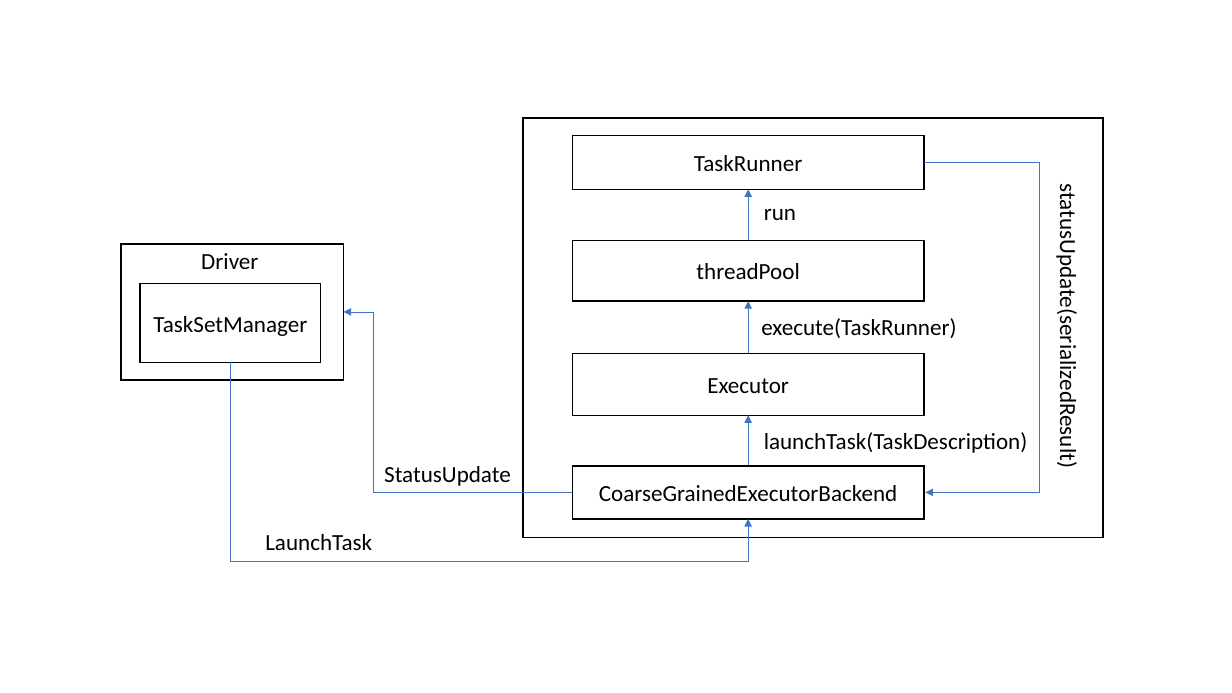
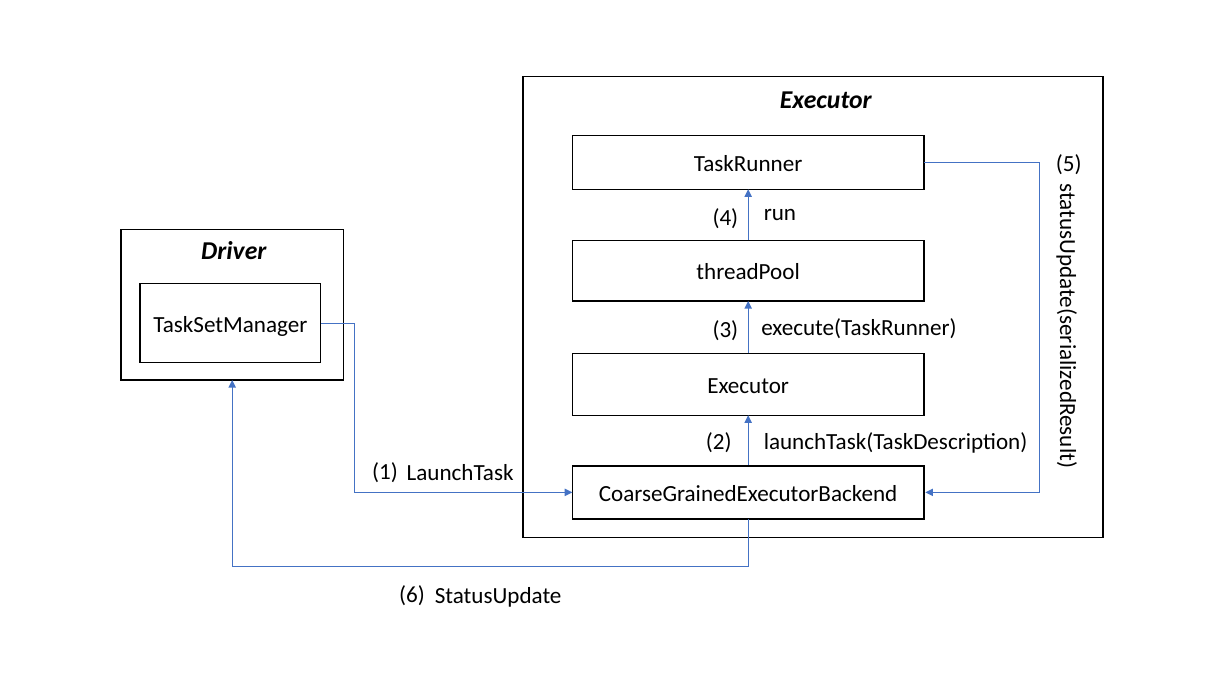
Before and after one commit to luckyrider/deep-dive-into-spark, a slide deck: slide 1 of docs/core/executor/executor.pptx. Drawn at 1232x693 pixels with LibreOffice and Linux fonts; fonts in the diff are those of the drawing. Boxes give left, top, right and bottom in pixels: in the first picture for what was removed or moved away, otherwise in the second. Text is boxed around its words. In the diff, an @@ line names an element or a change of style, - is before the commit and + after.

```diff
--- a/docs/core/executor/executor.pptx
+++ b/docs/core/executor/executor.pptx
@@ rectangle resized from (x1=523, y1=118, x2=1104, y2=538) to (x1=523, y1=77, x2=1104, y2=538) @@
@@ text added at (x1=780, y1=91, x2=872, y2=109), 20 pt, text #000000, bold, italic @@
+Executor
@@ text added at (x1=1056, y1=154, x2=1082, y2=174), 18 pt, text #000000 @@
+(5)
@@ text added at (x1=713, y1=208, x2=739, y2=228), 18 pt, text #000000 @@
+(4)
@@ rectangle resized from (x1=121, y1=244, x2=344, y2=380) to (x1=121, y1=230, x2=344, y2=381) @@
@@ text "Driver" moved from (x1=201, y1=253, x2=258, y2=269) to (x1=201, y1=241, x2=266, y2=260) @@
@@ text "Driver" at (x1=201, y1=241, x2=266, y2=260): size 18 to 20 pt, bold on, italic on @@
@@ elbow arrow moved from (230, 362) - (749, 519) to (321, 323) - (572, 493) @@
@@ text added at (x1=713, y1=320, x2=739, y2=340), 18 pt, text #000000 @@
+(3)
@@ elbow arrow moved from (572, 493) - (344, 312) to (749, 519) - (232, 380) @@
@@ text added at (x1=706, y1=432, x2=732, y2=452), 18 pt, text #000000 @@
+(2)
@@ text added at (x1=372, y1=462, x2=398, y2=482), 18 pt, text #000000 @@
+(1)
@@ text "LaunchTask" moved from (x1=265, y1=534, x2=372, y2=550) to (x1=407, y1=464, x2=514, y2=480) @@
@@ text added at (x1=399, y1=585, x2=425, y2=605), 18 pt, text #000000 @@
+(6)
@@ text "StatusUpdate" moved from (x1=384, y1=466, x2=511, y2=486) to (x1=435, y1=587, x2=562, y2=607) @@
```
Also in this commit, not shown: 3 other files.
